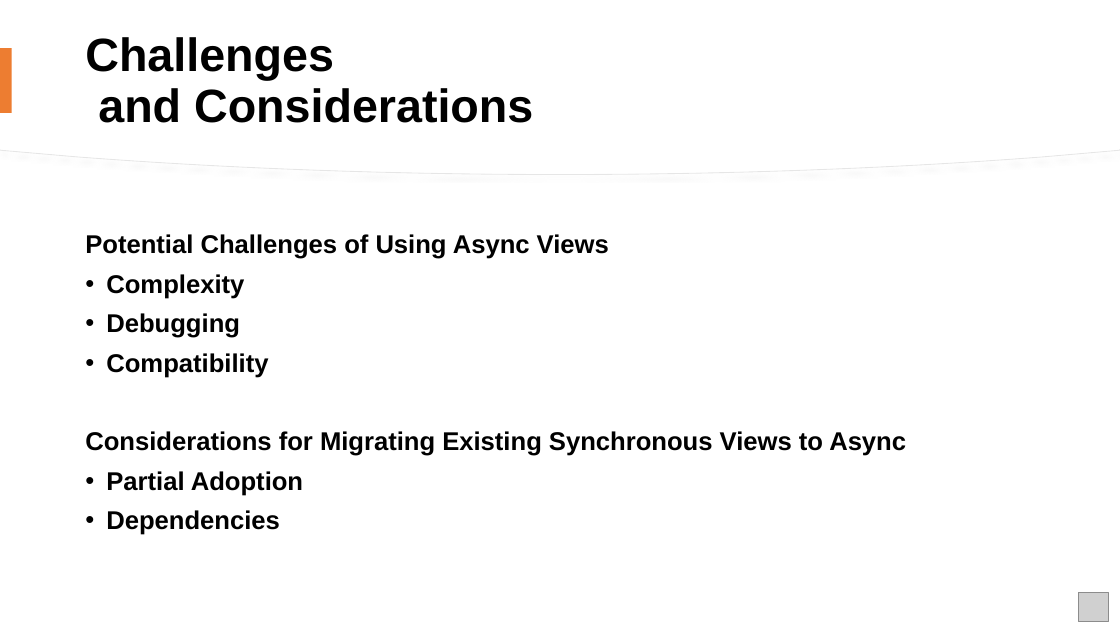
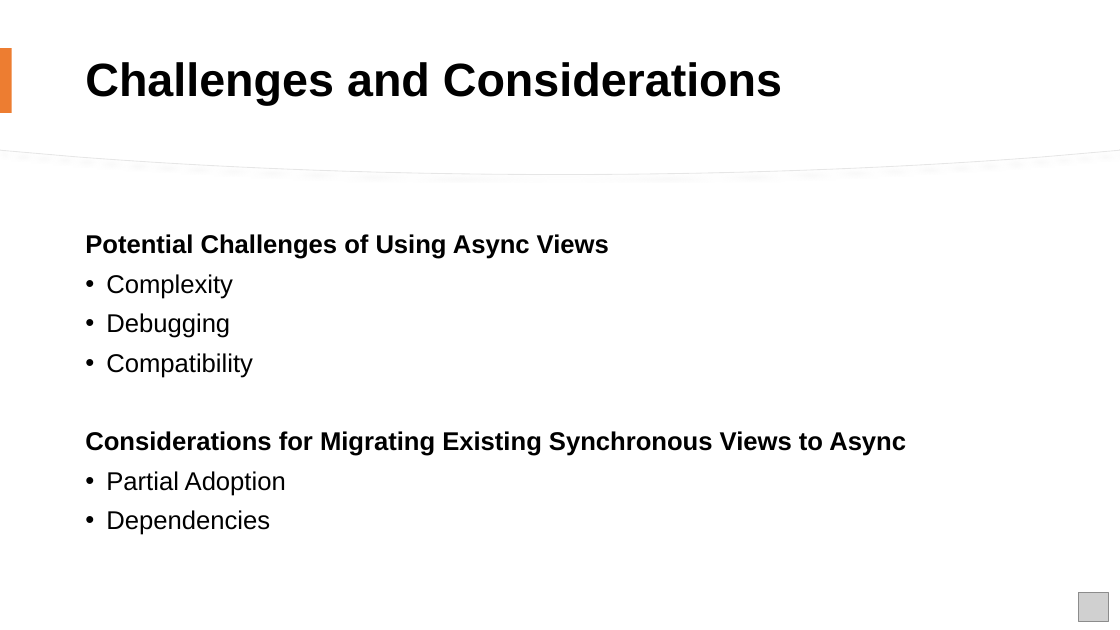
Before and after one commit to atakandgn/Django-Async-View, a slide deck: slide 10 of django_async_veiw_presentation.pptx. Drawn at 1120x630 pixels with LibreOffice and Linux fonts; fonts in the diff are those of the drawing; grey boxes stand for pictures. Boxes give left, top, right and bottom in pixels: in the first picture for what was removed or moved away, otherwise in the second. Text is boxed around its words. In the diff, an @@ line names an element or a change of style, - is before the commit and + after.

```diff
--- a/django_async_veiw_presentation.pptx
+++ b/django_async_veiw_presentation.pptx
@@ title "Challenges and Considerations" rewrapped from <box>85,37,533,123</box> to <box>85,62,782,106</box> @@
@@ text at <box>106,274,286,535</box>: bold off in "Complexity", "Debugging", "Compatibility", "Partial Adoption" and 1 more places @@
```
Also in this commit, not shown: 1 other slide changed.
